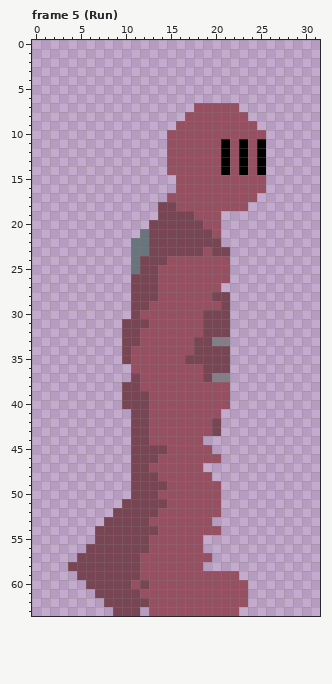
Two states of a pixel-art file, Assets/Textures/enemyKnight.aseprite. That is the earlier state.
32x64 pixels, 7 frames. Colours within 5 levels of each other are drawn and written as one. Shown: frame 5 (Run). The commit also changed other frames, which this record leaves out.
The result:
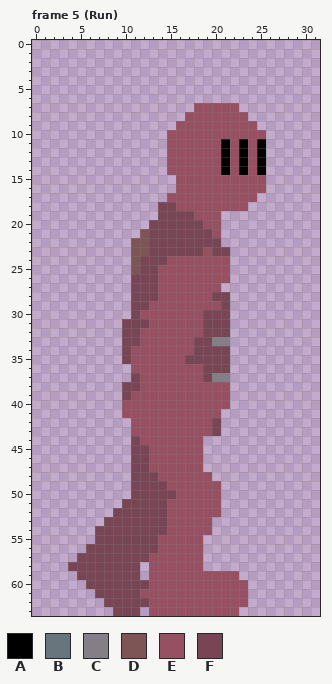
Palette (. is transparent): A #000000  B #69757c  C #847e87  D #7e5555  E #975061  F #784554
Change:
Frame 5 (Run), layers "Right Leg", "Left Arm":
y 21: x 12 B -> D
y 22..23: x 11..12 BB -> DD
y 24..25: x 11 B -> D
y 39: x 11..12 FF -> EE
y 40: x 10..12 FFF -> EEE
y 41: x 10..12 .FF -> EEE
y 42..43: x 11..12 FF -> EE
y 44: x 12 F -> E
y 45: x 13..14 FF -> EE; x 19 E -> .
y 46: x 13 F -> E; x 19..20 EE -> ..
y 50: x 14..15 EE -> FF
y 52: x 14 E -> F
y 53: x 13..14 EE -> FF
y 54: x 14 E -> F; x 20 E -> .
y 55..56: x 13 E -> F
y 57: x 12 E -> F; x 19 E -> .
y 58..59: x 12 E -> .
y 60: x 11 E -> F
